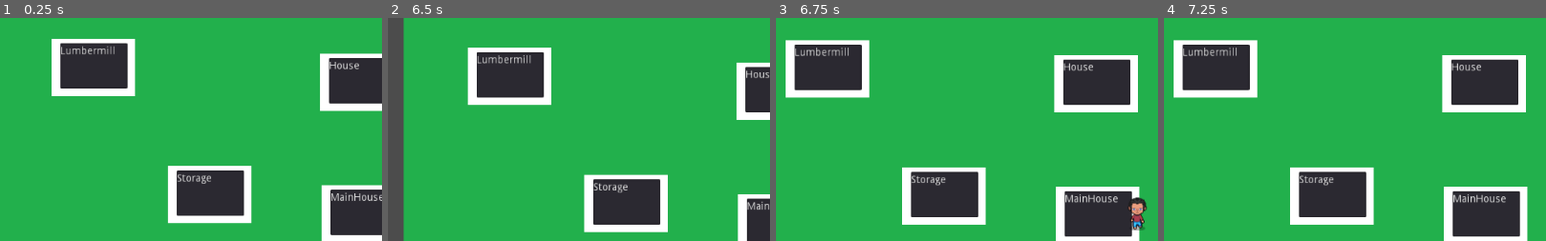
Above: before the commit, frames 1-4 (left to right).
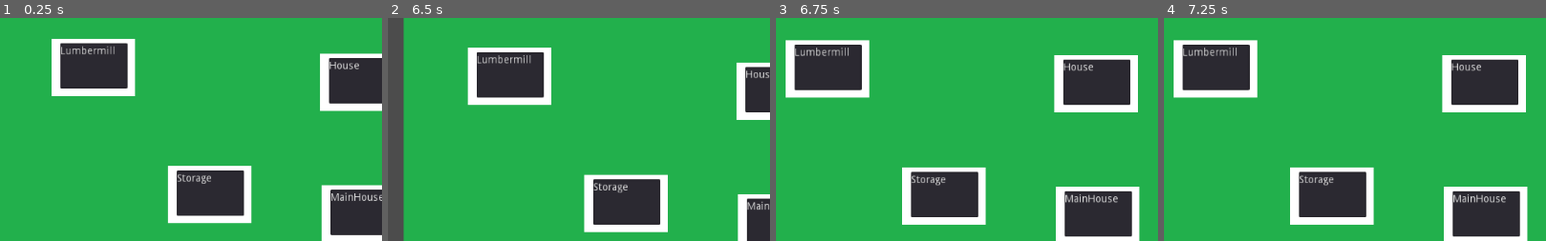
Above: after the commit, the same moments.

Repository: JakubMifek/snooper
Game: Godot game, scene res://scenes/Game.tscn
The game is run twice, just before and just after one commit, with the same random seed, the same clock (stepped at 60 frames per second) and the same inputs.
Inputs (mouse positions are % of the whole screen's width and height, from its top left):
- Up to frame 1 (0.25 s): no input
- Up to frame 2 (6.5 s): tap Enter at 0.5, 2, 3.5 s; move the mouse to (55, 50) at 0.52 s; tap Space at 1.25, 2.75, 4.25 s; move the mouse to (45, 50) at 1.27 s; move the mouse to (52, 48) at 2.02 s; move the mouse to (49, 52) at 2.77 s; move the mouse to (57, 51) at 3.52 s; move the mouse to (42, 49) at 4.27 s; move the mouse to (51, 50) at 5.02 s; move the mouse to (46, 48) at 5.77 s
- Up to frame 3 (6.75 s): move the mouse to (55, 50) at 6.52 s
- Up to frame 4 (7.25 s): no input
The pictures show only the part of the screen within x 50-100%, y 50-100%; the shares and areas given below are measured in that part.

Frames 1-2 are identical in both runs. In frame 3, 0.5% of the frame differs, in the area x 92-98%, y 80-96%; in frame 4, nothing differs.
Error after the commit: Parse Error: Parse error: Spaces used before tabs on a line (res://scripts/Citizen.gd:57)

Commit message:
Added citizen animations

Diff:
--- a/Snooper/scripts/Citizen.gd
+++ b/Snooper/scripts/Citizen.gd
@@ -1,4 +1,6 @@
 extends Node2D
+
+onready var animation = get_node("AnimationPlayer")
 
 enum DIRECTION {
 	house, occupation, food
@@ -45,5 +47,25 @@
 func _moveToDirection(direction, delta):
 	var normalizedDirection = direction.normalized()
 	var moveVector = normalizedDirection * SPEED
+	self._updateAnimation(normalizedDirection)
+	self.position += moveVector
 
-	self.position += moveVector
+func _updateAnimation(normalizedDirection):
+	var animationToPlay = self._getAnimationToPlay(normalizedDirection)
+	print(animation.assigned_animation + " : " + animationToPlay)
+	if (animation.assigned_animation != animationToPlay):
+    	animation.play(animationToPlay)
+
+func _getAnimationToPlay(normalizedDirection):
+	var radians = normalizedDirection.angle()
+	print(radians)
+	print((3.0/4)*PI)
+
+	if PI/4 >= radians and radians >= -PI/4:
+		return "move_right"
+	elif ((-PI/4) > radians) and (radians > ((-3.0/4)*PI)):
+		return "move_up"
+	elif (3.0/4)*PI > radians and radians > PI/4:
+		return "move_down"
+	else:
+		return "move_left"
